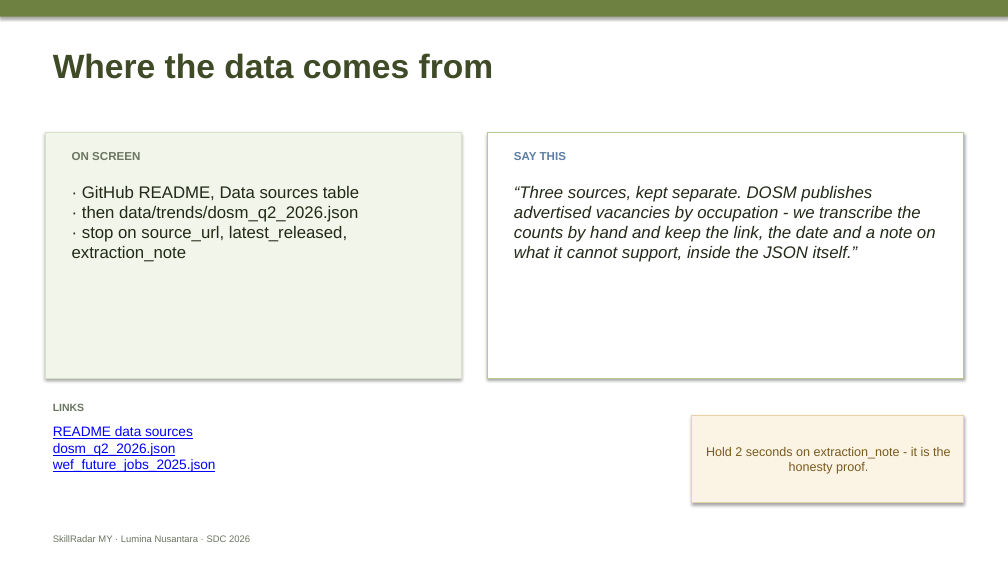
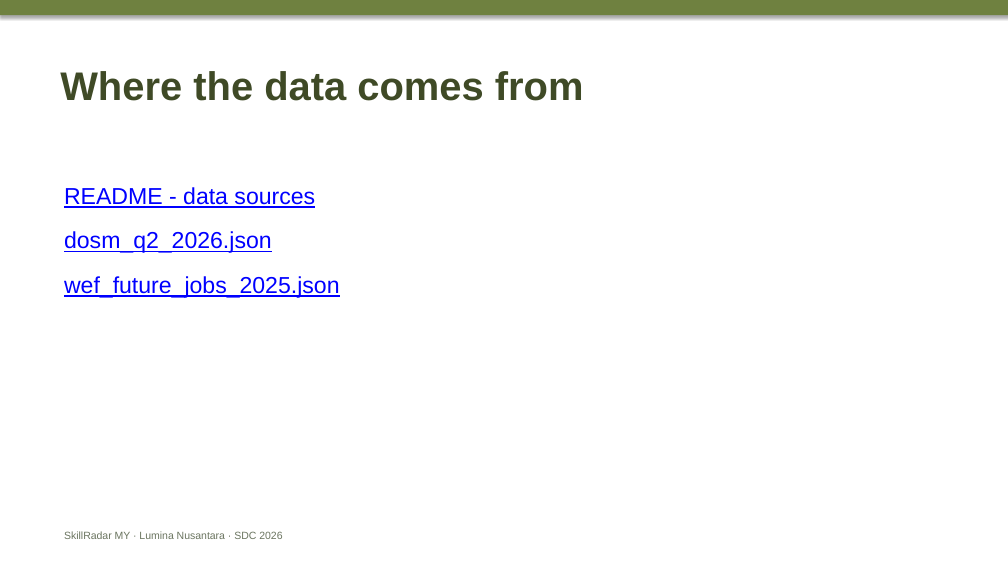
Before and after one commit to douyinlin/sdc2026-lumina-nusantara, a slide deck: slide 1 of team/CUE_DECK_4min10_to_6min.pptx. Drawn at 1008x567 pixels with LibreOffice and Linux fonts; fonts in the diff are those of the drawing. Boxes give left, top, right and bottom in pixels: in the first picture for what was removed or moved away, otherwise in the second. Text is boxed around its words. In the diff, an @@ line names an element or a change of style, - is before the commit and + after.

Commit message:
docs(team): strip the cue deck to title plus links

```diff
--- a/team/CUE_DECK_4min10_to_6min.pptx
+++ b/team/CUE_DECK_4min10_to_6min.pptx
@@ text "Where the data comes from": place and size @@
-text "Where the data comes from" at [53,53,494,79]
+text "Where the data comes from" at [60,71,584,101]
@@ text "Where the data comes from" at [60,71,584,101]: size 32 to 38 pt @@
@@ rectangle removed at [45,132,461,378] @@
@@ rectangle removed at [488,132,964,378] @@
@@ text "README - data sources": place and size @@
-text "README - data sources" at [53,426,216,472]
+text "README - data sources" at [64,187,339,298]
@@ text removed at [72,152,140,160] @@
-ON SCREEN
@@ text removed at [514,152,566,160] @@
-SAY THIS
@@ text at [64,187,315,208]: text changed; size 13 to 22 pt @@
-README data sources
+README - data sources
@@ text removed at [72,186,359,262] @@
-· GitHub README, Data sources table
-· then data/trends/dosm_q2_2026.json
-· stop on source_url, latest_released, extraction_note
@@ text removed at [514,186,936,262] @@
-“Three sources, kept separate. DOSM publishes advertised vacancies by occupation - we transcribe the counts by hand and keep the link, the date and a note on what it cannot support, inside the JSON itself.”
@@ text at [64,231,339,298]: size 13 to 22 pt in "dosm_q2_2026.json", "wef_future_jobs_2025.json"; more space between paragraphs @@
@@ text removed at [53,403,84,411] @@
-LINKS
@@ rectangle removed at [692,416,964,503] @@
-Hold 2 seconds on extraction_note - it is the honesty proof.
@@ text "SkillRadar MY · Lumina Nusantara ...": place and size @@
-text "SkillRadar MY · Lumina Nusantara ..." at [53,535,250,542]
+text "SkillRadar MY · Lumina Nusantara ..." at [64,531,282,539]
@@ text "SkillRadar MY · Lumina Nusantara ..." at [64,531,282,539]: size 9 to 10 pt @@
```
Also in this commit, not shown: 6 other slides changed, 2 other files.
